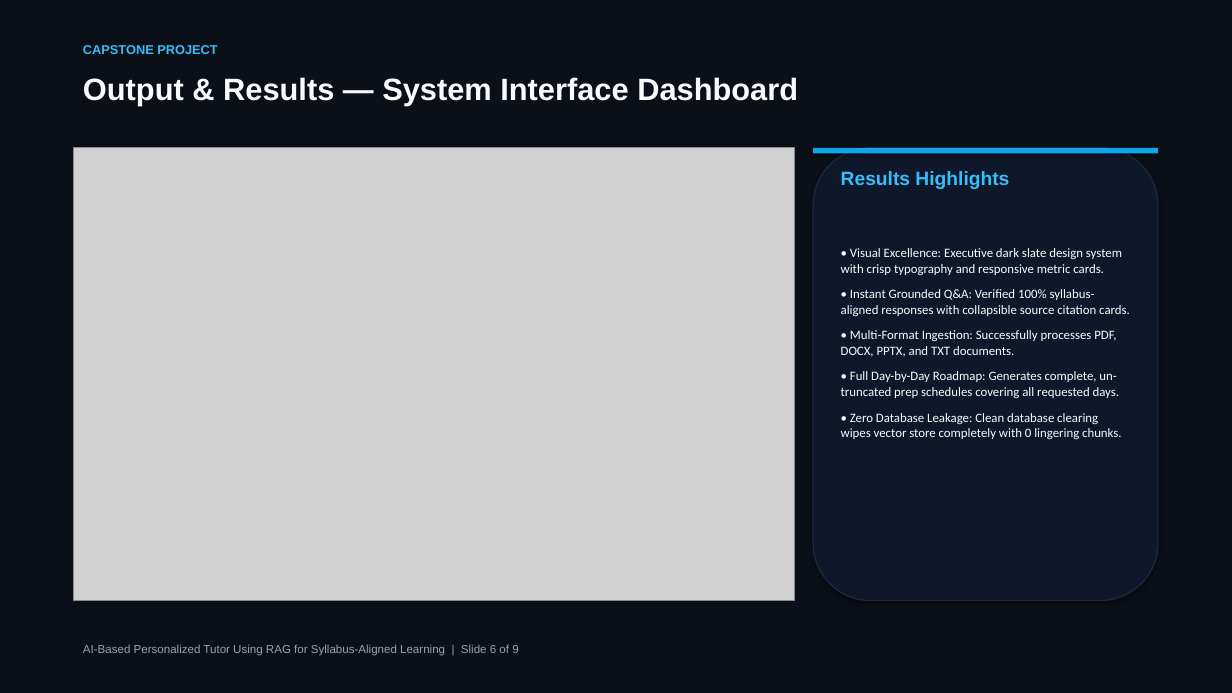
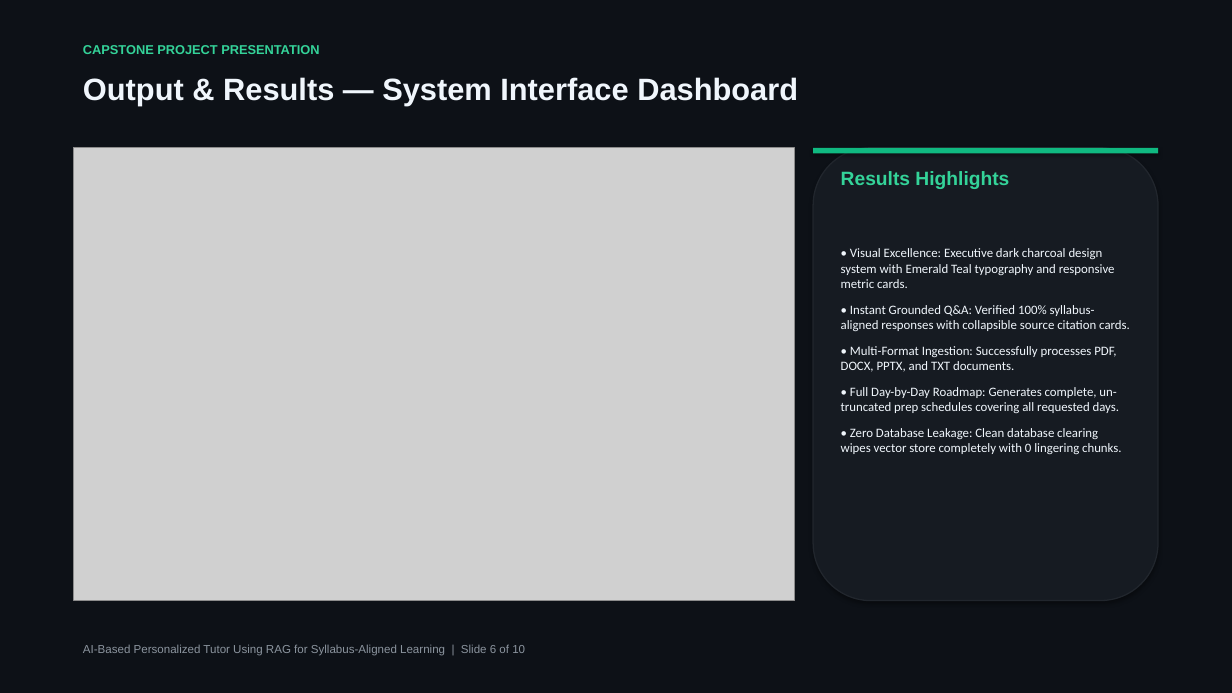
Before and after one commit to chaitanyaP14/AI_Tutor, a slide deck: slide 6 of AI_Tutor_Capstone_Presentation.pptx. Drawn at 1232x693 pixels with LibreOffice and Linux fonts; fonts in the diff are those of the drawing; grey boxes stand for pictures. Boxes give left, top, right and bottom in pixels: in the first picture for what was removed or moved away, otherwise in the second. Text is boxed around its words. In the diff, an @@ line names an element or a change of style, - is before the commit and + after.

```diff
--- a/AI_Tutor_Capstone_Presentation.pptx
+++ b/AI_Tutor_Capstone_Presentation.pptx
@@ background #0B0F17 to #0D1117 @@
@@ text at (83,45,319,54): text changed; text colour #38BDF8 to #34D399 @@
-CAPSTONE PROJECT
+CAPSTONE PROJECT PRESENTATION
@@ rounded rectangle at (813,148,1158,601): fill #0F172A to #161B22; outline #1E293B 1 pt to #21262D 1 pt @@
@@ rectangle at (813,148,1158,153): fill #0EA5E9 to #10B981 @@
@@ text "Results Highlights" at (841,171,1009,189): text colour #38BDF8 to #34D399 @@
@@ text at (841,248,1115,288): text changed; text colour #F8FAFC to #F0F6FC @@
-• Visual Excellence: Executive dark slate design system with crisp typography and responsive metric cards.
+• Visual Excellence: Executive dark charcoal design system with Emerald Teal typography and responsive metric cards.
@@ text at (841,305,1130,454): text colour #F8FAFC to #F0F6FC in "• Instant Grounded Q&A: Verified 100% syllabus-aligned ...", "• Multi-Format Ingestion: Successfully processes PDF, DOCX, ...", "• Full Day-by-Day Roadmap: Generates complete, un-truncated ...", "• Zero Database Leakage: Clean database clearing ..." @@
@@ text at (83,644,525,656): text changed; text colour #94A3B8 to #8B949E @@
-AI-Based Personalized Tutor Using RAG for Syllabus-Aligned Learning | Slide 6 of 9
+AI-Based Personalized Tutor Using RAG for Syllabus-Aligned Learning | Slide 6 of 10
```
Also in this commit, not shown: 8 other slides changed, 1 slide added, 4 other files.
